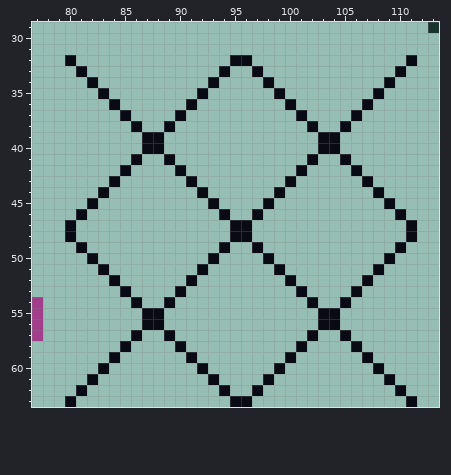
Edited in one commit: pixel-art file (Assets/2. Graphics/ItemSprite.aseprite). Above is the file before it was changed.
128x64 pixels, 1 frame. Shown: x 77..113, y 29..63.
The same view after the edit:
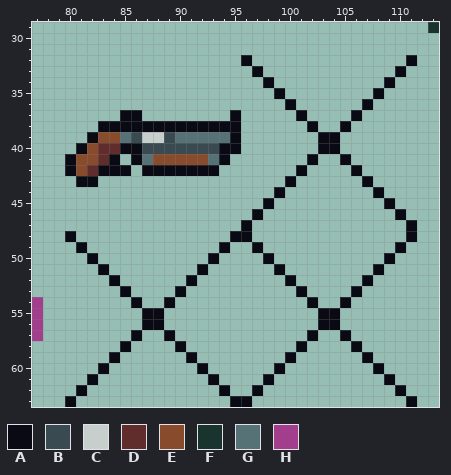
Palette (. is transparent): A #090a14  B #394a50  C #c7cfcc  D #602c2c  E #884b2b  F #19332d  G #577277  H #a23e8c
Changes in this commit:
y 32: x 80 A -> .; x 95 A -> .
y 33: x 81 A -> .; x 94 A -> .
y 34: x 82 A -> .; x 93 A -> .
y 35: x 83 A -> .; x 92 A -> .
y 36: x 84 A -> .; x 91 A -> .
y 37: x 86 . -> A; x 90 A -> .; x 95 . -> A
y 38: x 83..85 ... -> AAA; x 87..88 .. -> AA; x 90..95 ...... -> AAAAAA
y 39: x 82..95 .....AA....... -> AEEGBCCBGGGGGA
y 40: x 81..95 ......AA....... -> AEDDAABBBBBBBAA
y 41: x 80..84 ..... -> AEEDA; x 87..94 ..A..... -> GEEEEEGA
y 42: x 80..84 ..... -> AEDAA; x 87..89 ... -> AAA; x 91..93 ... -> AAA
y 43: x 81..82 .. -> AA; x 84 A -> .; x 91 A -> .
y 44: x 83 A -> .; x 92 A -> .
y 45: x 82 A -> .; x 93 A -> .
y 46: x 81 A -> .; x 94 A -> .
y 47: x 80 A -> .; x 95 A -> .
